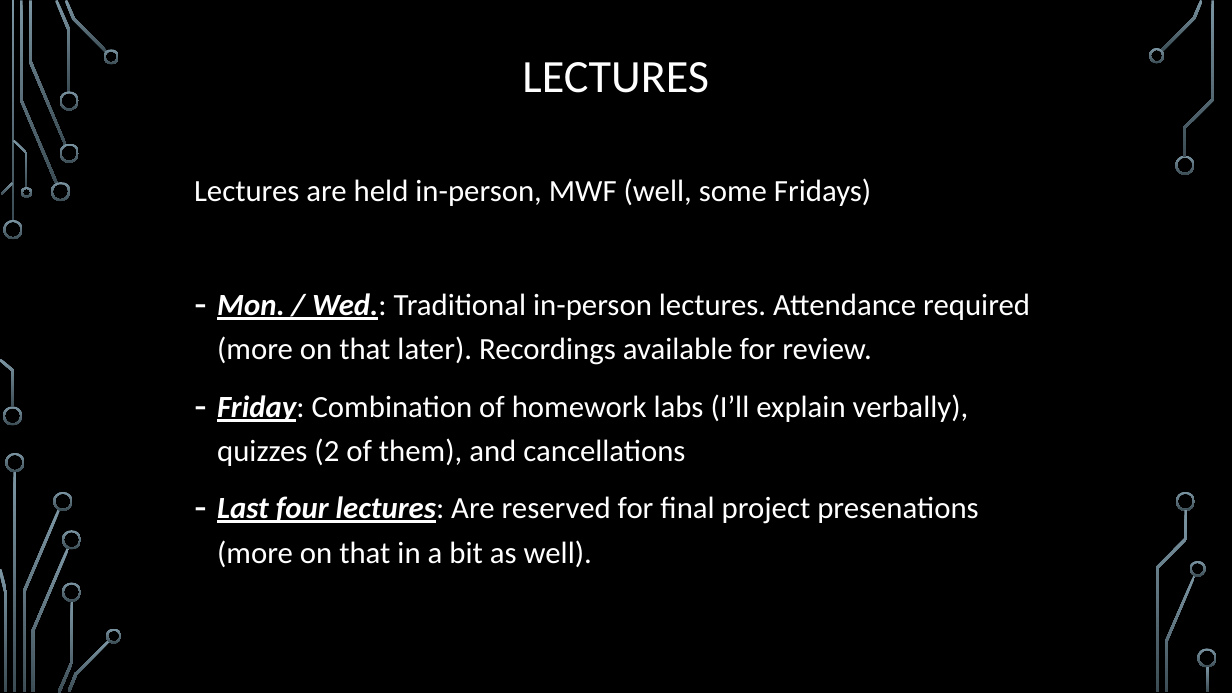
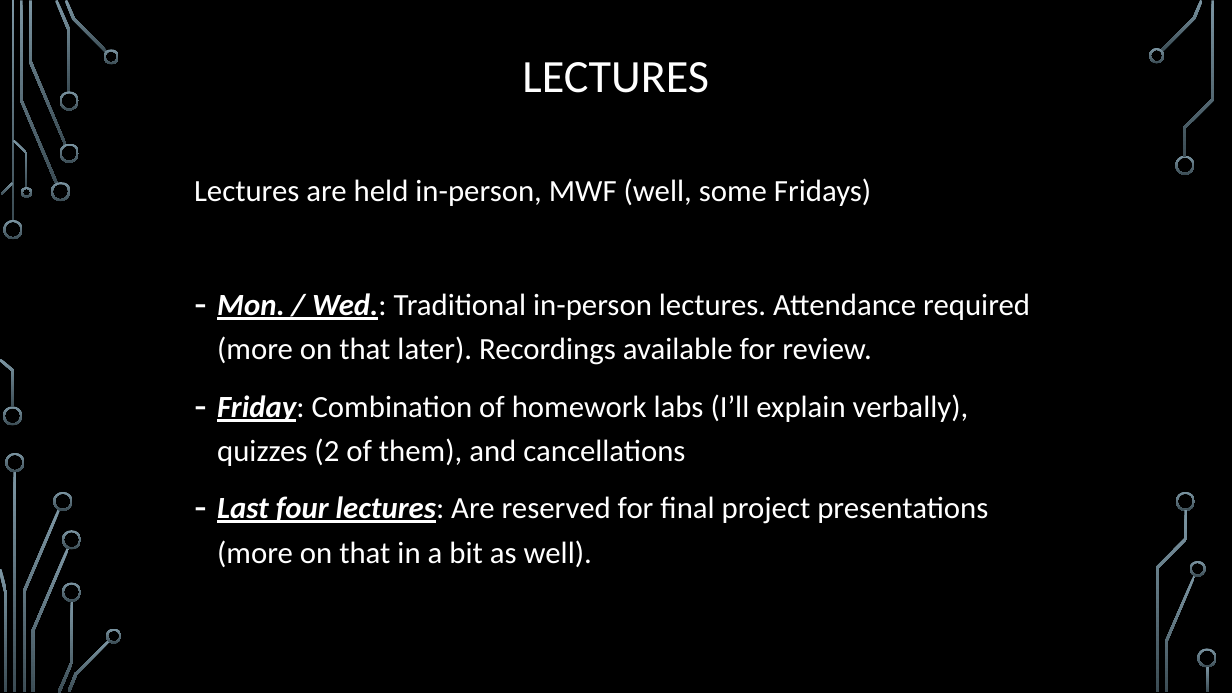
Before and after one commit to janiceeguo/advAlgo, a slide deck: slide 6 of slides/00-CourseIntroduction.pptx. Drawn at 1232x693 pixels with LibreOffice and Linux fonts; fonts in the diff are those of the drawing; background and template pictures are left out. Boxes give left, top, right and bottom in pixels: in the first picture for what was removed or moved away, otherwise in the second. Text is boxed around its words. In the diff, an @@ line names an element or a change of style, - is before the commit and + after.

```diff
--- a/slides/00-CourseIntroduction.pptx
+++ b/slides/00-CourseIntroduction.pptx
@@ text at (x1=217, y1=496, x2=988, y2=567): text changed @@
-– Last four lectures: Are reserved for final project presenations (more on that in a bit as well).
+– Last four lectures: Are reserved for final project presentations (more on that in a bit as well).
```
Also in this commit, not shown: 1 other slide changed, 1 other file.
